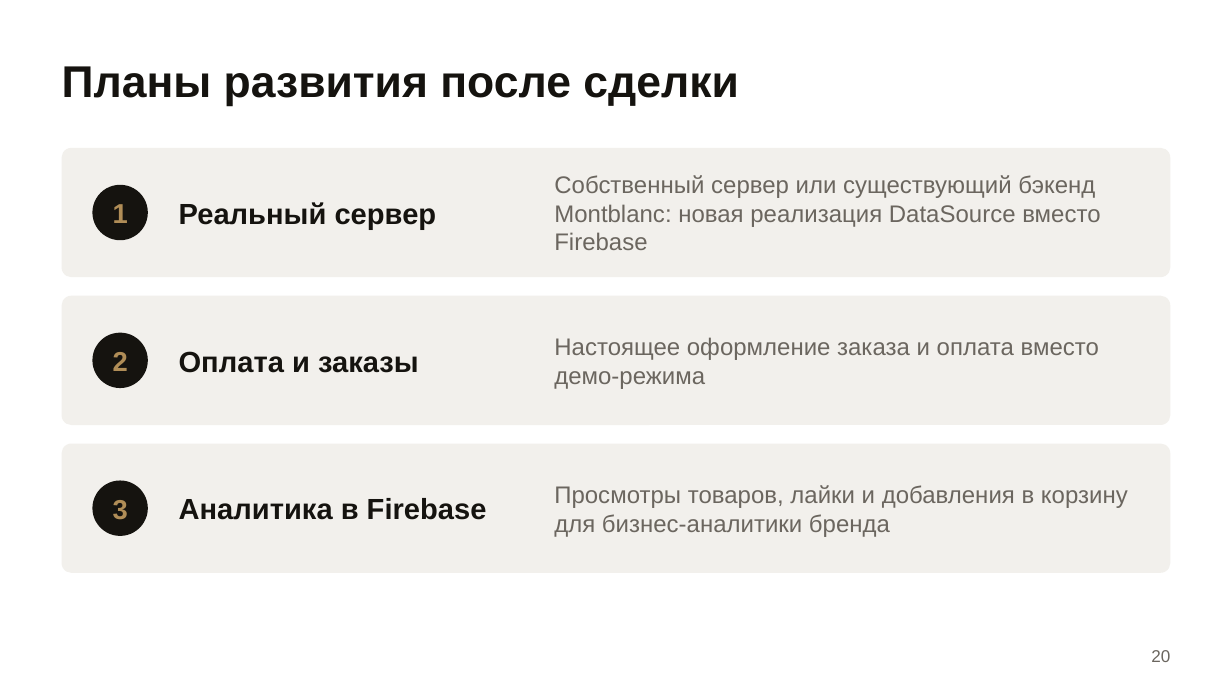
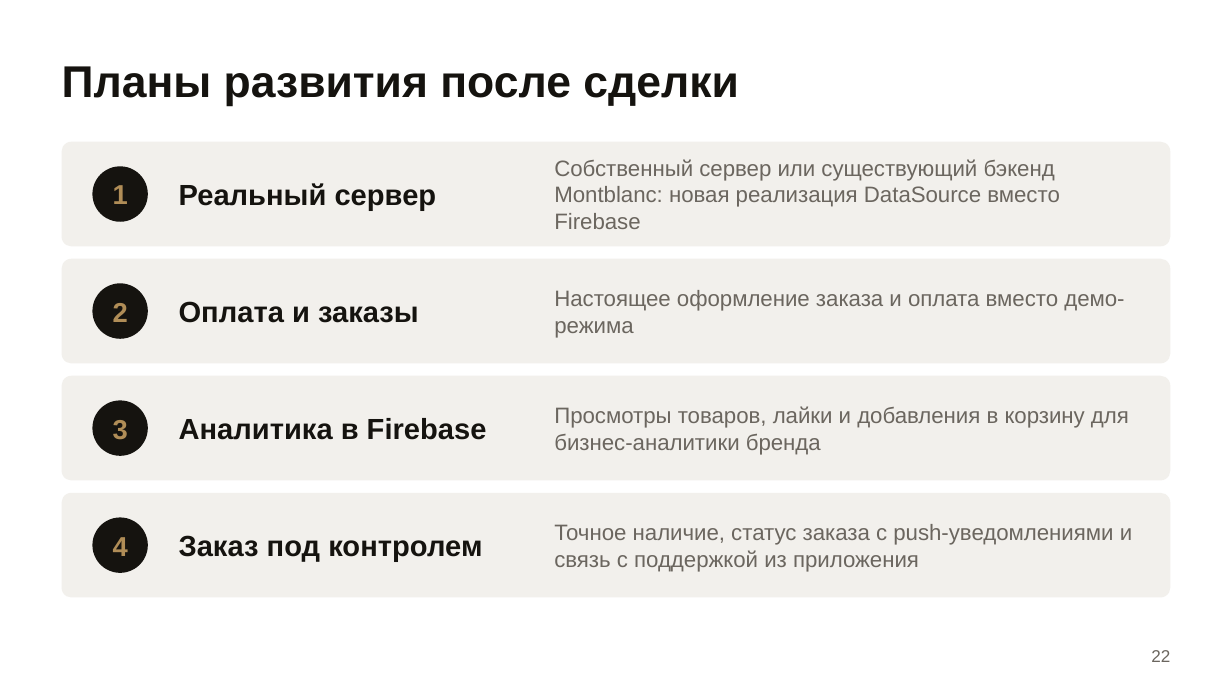
Before and after one commit to Kronos0041/OtusFinalize, a slide deck: slide 22 of presentation/ClothesShop-Diploma.pptx (slide 20 before the commit). Drawn at 1232x693 pixels with LibreOffice and Linux fonts; fonts in the diff are those of the drawing. Boxes give left, top, right and bottom in pixels: in the first picture for what was removed or moved away, otherwise in the second. Text is boxed around its words. In the diff, an @@ line names an element or a change of style, - is before the commit and + after.

```diff
--- a/presentation/ClothesShop-Diploma.pptx
+++ b/presentation/ClothesShop-Diploma.pptx
@@ rounded rectangle: place and size @@
-rounded rectangle at box(62, 148, 1170, 277)
+rounded rectangle at box(62, 142, 1170, 246)
@@ text "Реальный сервер": place and size @@
-text "Реальный сервер" at box(179, 202, 437, 229)
+text "Реальный сервер" at box(179, 183, 437, 210)
@@ text "1": place and size @@
-text "1" at box(113, 204, 128, 223)
+text "1" at box(113, 185, 128, 204)
@@ ellipse: place and size @@
-ellipse at box(92, 185, 148, 240)
+ellipse at box(92, 166, 148, 222)
@@ rounded rectangle: place and size @@
-rounded rectangle at box(62, 296, 1170, 425)
+rounded rectangle at box(62, 259, 1170, 363)
@@ text "Оплата и заказы": place and size @@
-text "Оплата и заказы" at box(179, 351, 419, 373)
+text "Оплата и заказы" at box(179, 301, 419, 323)
@@ text "Настоящее оформление заказа и оплата ...": place and size @@
-text "Настоящее оформление заказа и оплата ..." at box(554, 337, 1099, 389)
+text "Настоящее оформление заказа и оплата ..." at box(554, 290, 1124, 338)
@@ text "2": place and size @@
-text "2" at box(113, 352, 128, 371)
+text "2" at box(113, 303, 128, 322)
@@ ellipse: place and size @@
-ellipse at box(92, 333, 148, 388)
+ellipse at box(92, 283, 148, 339)
@@ proportions changed in 3 elements at box(62, 142, 1170, 246), box(62, 259, 1170, 363), box(62, 376, 1170, 480) @@
@@ rounded rectangle: place and size @@
-rounded rectangle at box(62, 444, 1170, 573)
+rounded rectangle at box(62, 376, 1170, 480)
@@ text "Аналитика в Firebase": place and size @@
-text "Аналитика в Firebase" at box(179, 498, 487, 520)
+text "Аналитика в Firebase" at box(179, 418, 487, 440)
@@ size 14 to 13 pt in 3 elements at box(554, 159, 1060, 229), box(554, 290, 1124, 338), box(554, 406, 1129, 455) @@
@@ text "Просмотры товаров, лайки и добавления ...": place and size @@
-text "Просмотры товаров, лайки и добавления ..." at box(554, 485, 1128, 537)
+text "Просмотры товаров, лайки и добавления ..." at box(554, 406, 1129, 455)
@@ text "3": place and size @@
-text "3" at box(113, 500, 128, 520)
+text "3" at box(113, 420, 128, 440)
@@ ellipse: place and size @@
-ellipse at box(92, 480, 148, 536)
+ellipse at box(92, 400, 148, 456)
@@ rounded rectangle added at box(62, 493, 1170, 598), fill #F2F0EC @@
@@ ellipse added at box(92, 517, 148, 573), fill #15130F @@
@@ text added at box(113, 537, 128, 556), 16 pt, text #B08D57, bold @@
+4
@@ text added at box(179, 535, 482, 561), 17 pt, text #15130F, bold @@
+Заказ под контролем
@@ text added at box(554, 524, 1132, 572), 13 pt, text #6B665F @@
+Точное наличие, статус заказа с push-уведомлениями и связь с поддержкой из приложения
@@ text at box(1151, 650, 1170, 662): text changed @@
-20
+22
```
Also in this commit, not shown: 12 other slides changed, 2 slides added, 1 other file.
